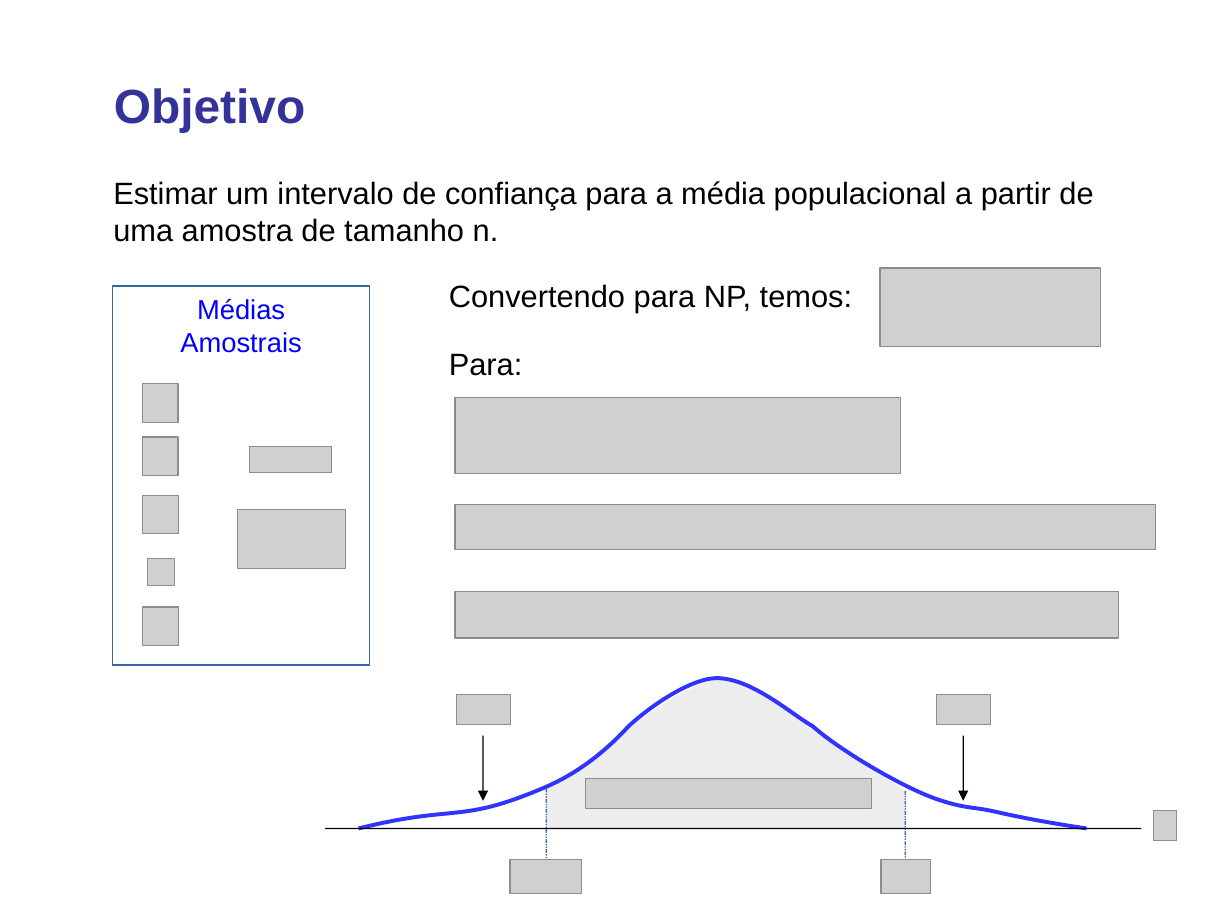
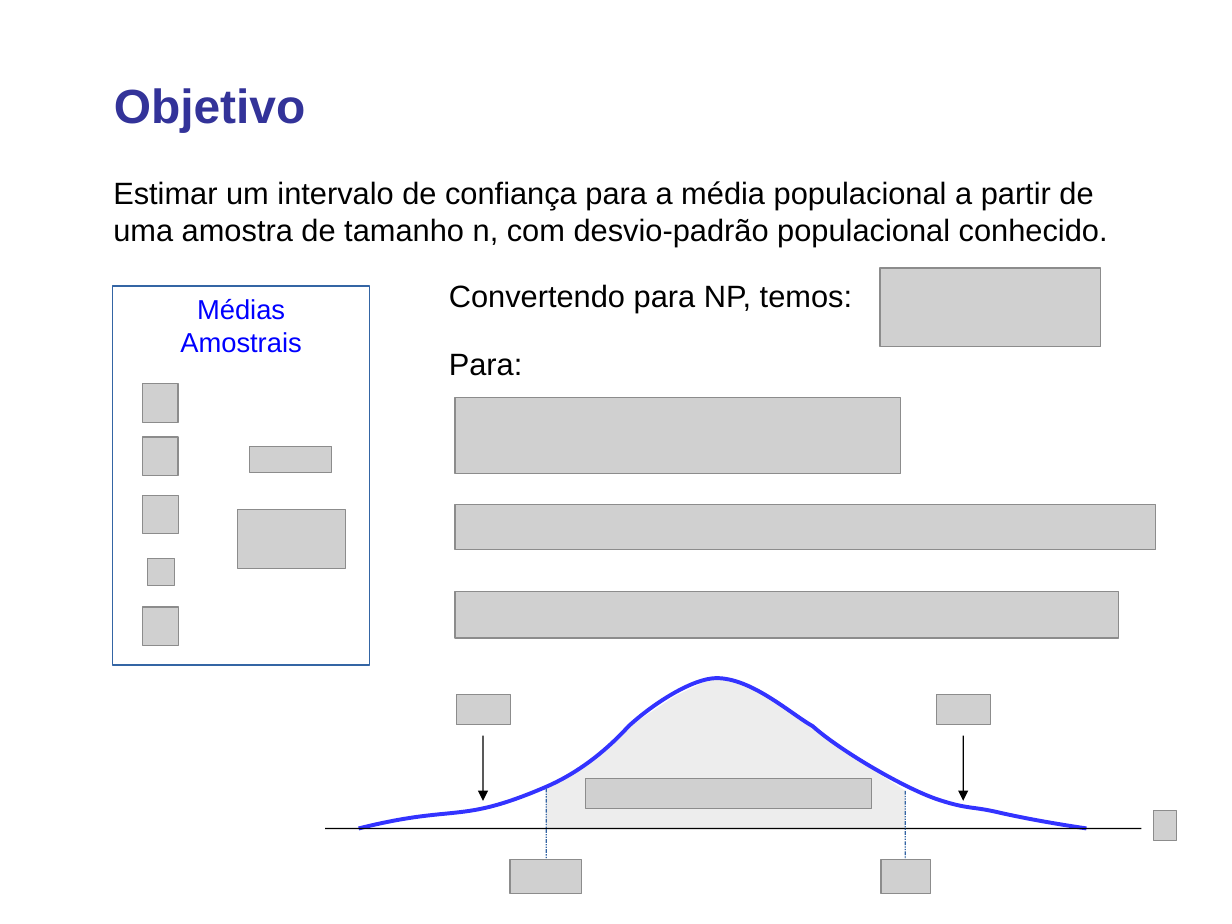
Before and after one commit to lansaviniec/estatistica, a slide deck: slide 8 of 7 estimativas e tamanhos amostrais.ppt. Drawn at 1232x924 pixels with LibreOffice and Linux fonts; fonts in the diff are those of the drawing; grey boxes stand for pictures. Boxes give left, top, right and bottom in pixels: in the first picture for what was removed or moved away, otherwise in the second. Text is boxed around its words. In the diff, an @@ line names an element or a change of style, - is before the commit and + after.

```diff
--- a/7 estimativas e tamanhos amostrais.ppt
+++ b/7 estimativas e tamanhos amostrais.ppt
@@ text at (113, 181, 1108, 246): text changed @@
-Estimar um intervalo de confiança para a média populacional a partir de uma amostra de tamanho n.
+Estimar um intervalo de confiança para a média populacional a partir de uma amostra de tamanho n, com desvio-padrão populacional conhecido.
```
Also in this commit, not shown: 2 other slides changed, 14 slides added, 1 other file.
